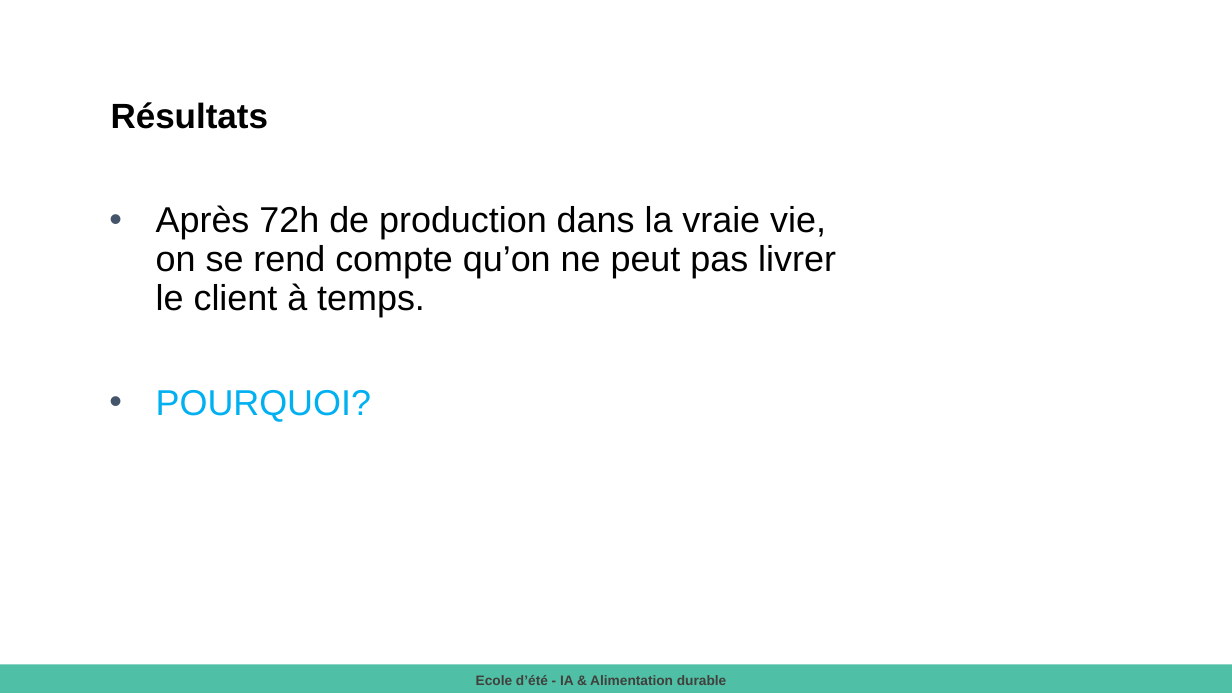
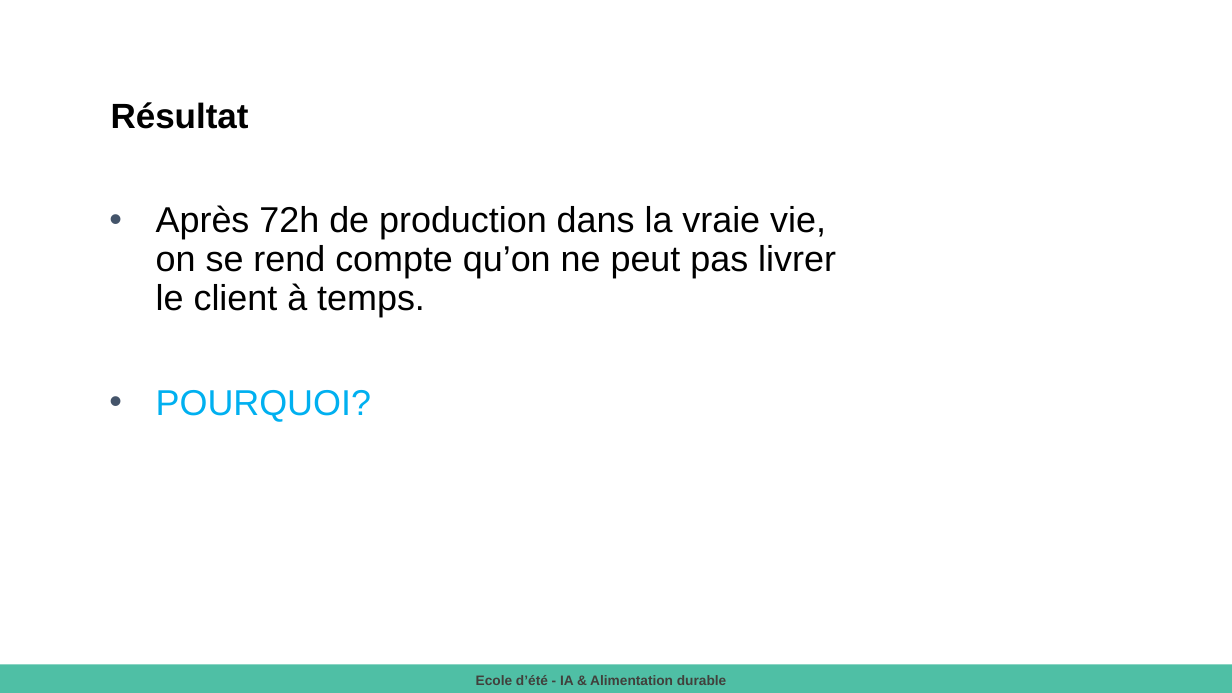
Before and after one commit to Menard980/2025-08-26-_La-_simulation_pour_pallier_le_manque_de_donnees-Ecole_ete_IA_et_Alimentation_durable, a slide deck: slide 8 of 2025 Présentation Atelier simulation.pptx (slide 9 before the commit). Drawn at 1232x693 pixels with LibreOffice and Linux fonts; fonts in the diff are those of the drawing. Boxes give left, top, right and bottom in pixels: in the first picture for what was removed or moved away, otherwise in the second. Text is boxed around its words. In the diff, an @@ line names an element or a change of style, - is before the commit and + after.

```diff
--- a/2025 Présentation Atelier simulation.pptx
+++ b/2025 Présentation Atelier simulation.pptx
@@ text at (111, 102, 249, 129): text changed @@
-Résultats
+Résultat
```
Also in this commit, not shown: 7 other slides changed, 2 slides added, 2 slides removed.
